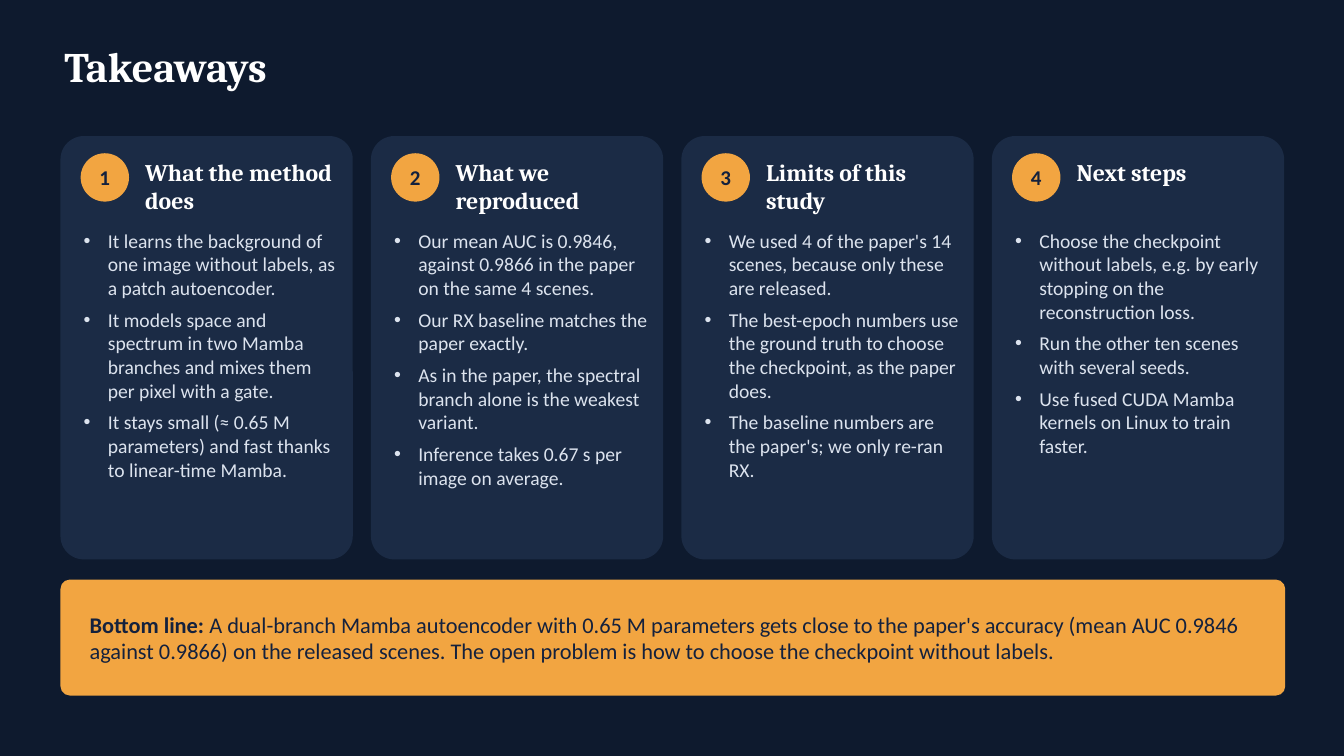
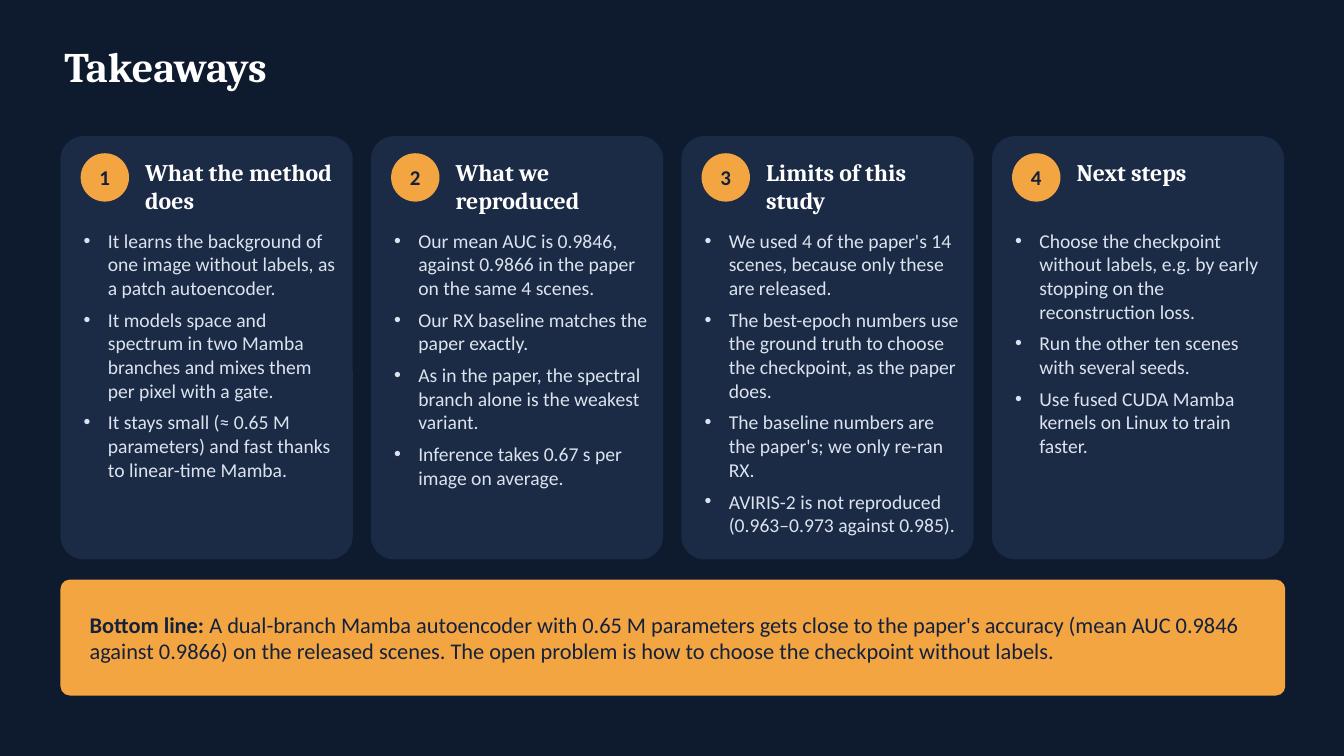
Before and after one commit to SaarthakG-Dtu/Hyperspectral_Anomaly_Detection, a slide deck: slide 15 of presentation/DMS2F-HAD_presentation.pptx. Drawn at 1344x756 pixels with LibreOffice and Linux fonts; fonts in the diff are those of the drawing. Boxes give left, top, right and bottom in pixels: in the first picture for what was removed or moved away, otherwise in the second. Text is boxed around its words. In the diff, an @@ line names an element or a change of style, - is before the commit and + after.

```diff
--- a/presentation/DMS2F-HAD_presentation.pptx
+++ b/presentation/DMS2F-HAD_presentation.pptx
@@ text at (729, 495, 955, 536): paragraph added @@
+• AVIRIS-2 is not reproduced (0.963–0.973 against 0.985).
```
Also in this commit, not shown: 2 other slides changed, 12 other files.
